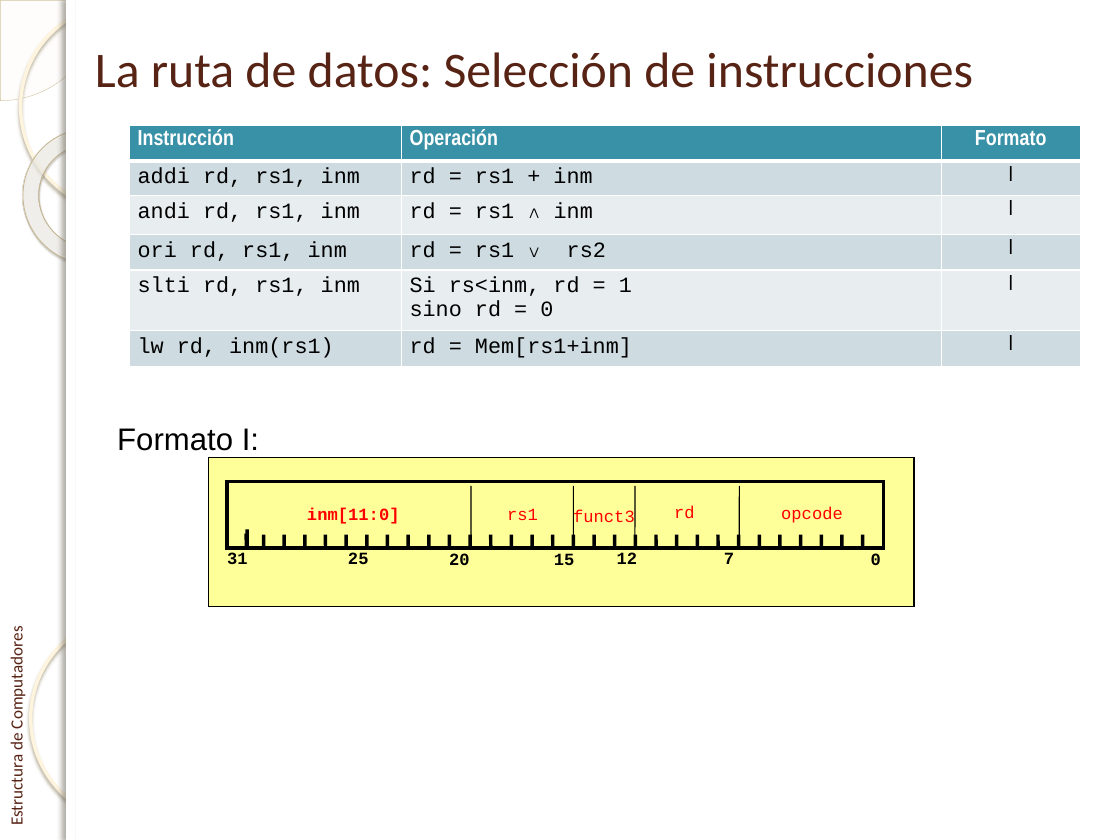
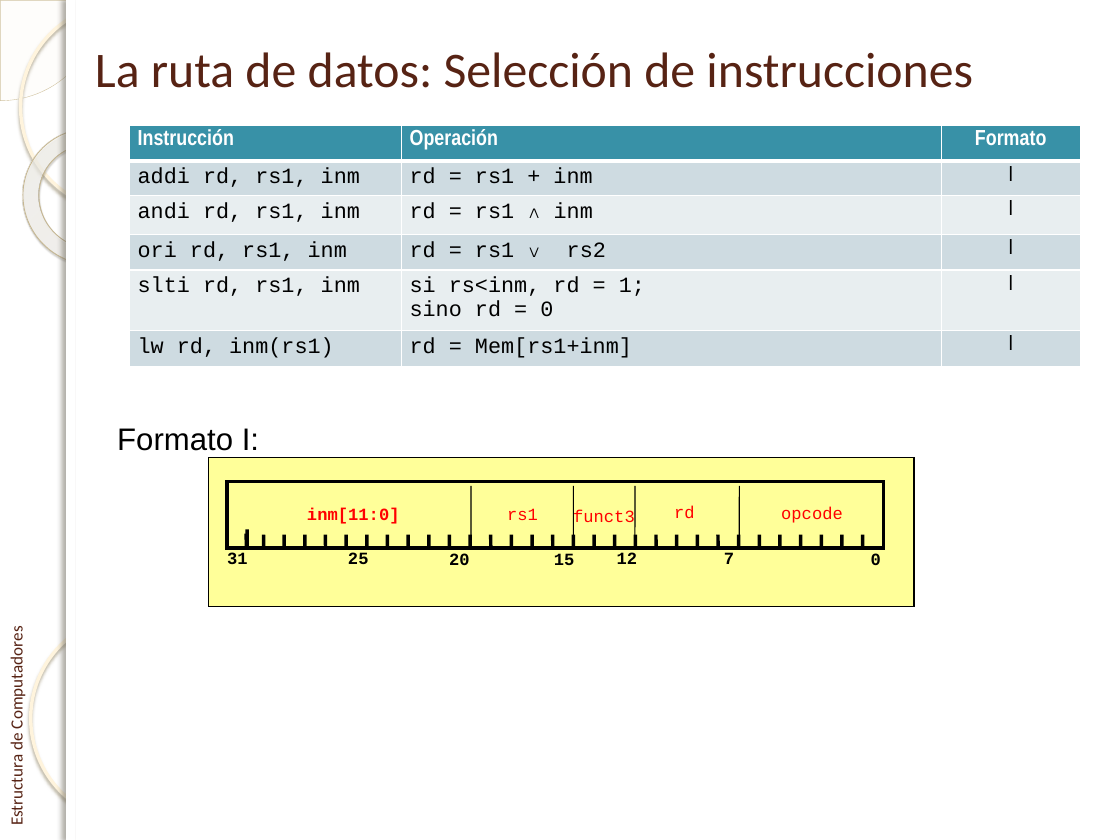
Before and after one commit to enriquesquintana/ETC, a slide deck: slide 45 of ETC_RISCV/Teoría/Tema 1. El procesador_RISCV.pptx. Drawn at 1120x840 pixels with LibreOffice and Linux fonts; fonts in the diff are those of the drawing; background and template pictures are left out. Boxes give left, top, right and bottom in pixels: in the first picture for what was removed or moved away, otherwise in the second. Text is boxed around its words. In the diff, an @@ line names an element or a change of style, - is before the commit and + after.

```diff
--- a/ETC_RISCV/Teoría/Tema 1. El procesador_RISCV.pptx
+++ b/ETC_RISCV/Teoría/Tema 1. El procesador_RISCV.pptx
@@ table at (129,125,1080,367) @@
-row 5, column 2: Si rs<inm, rd = 1 / sino rd = 0
+row 5, column 2: si rs<inm, rd = 1; / sino rd = 0
```
Also in this commit, not shown: 21 other slides changed.
